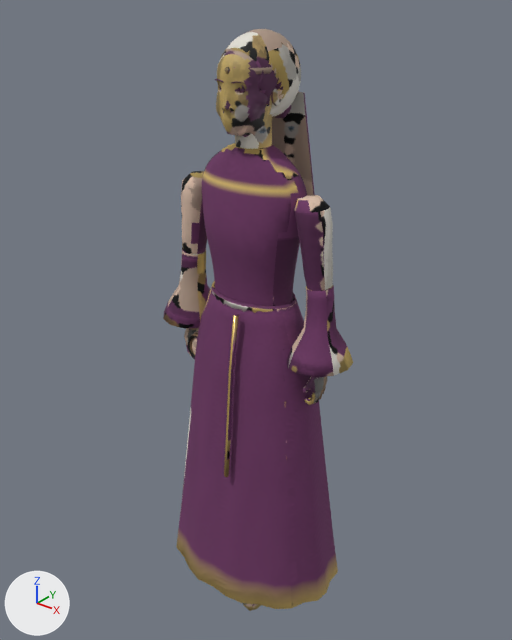
One commit to the Blender file models/src/npc-noble.blend: the scene before it, then after it.
Before and after are seen from a 50 mm lens placed at (1.219, -1.505, 1.942), pointed at (-0.024, 0.049, 0.979). Every picture has the same lights, and +X, +Y and +Z are marked at lower left. The picture after the commit comes second.

Names of what the first picture shows: 'NPC_Noble'.
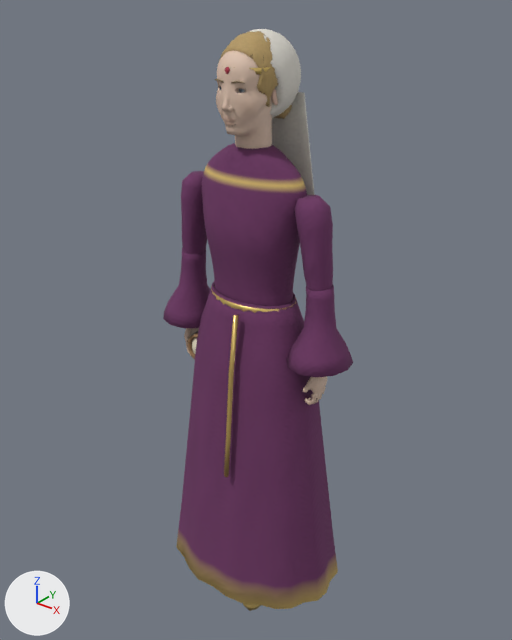
Changed parts and their boxes (x1, y1, x2, y2) in the pictures (512 x 640 px):
part 1 of me_noble_mesh, cut back
    before: (215, 29, 295, 136)
    after: (215, 30, 295, 136)
part 2 of me_noble_mesh, surface changed
    both: (163, 29, 353, 609)

Edits to the bpy script that builds the scene:
```text
Change me_noble_mesh:
    used by ob_npc_noble; location = (0.0, 0.0, 0.0)
    remove me_noble_mesh.from_pydata(...)  # 9209 vertices, 11814 faces; spans x -0.34..0.34, y -0.22..0.27, z 0.0..1.82
    add me_noble_mesh.from_pydata(...)  # 11959 vertices, 14859 faces; spans x -0.34..0.34, y -0.22..0.27, z 0.0..1.82
    me_noble_mesh part 1: 220 vertices moved within x -0.09..0.09, y -0.1..0.13, z 1.57..1.81; 312 vertices removed from x -0.09..0.09, y -0.1..0.13, z 1.57..1.81; 3062 vertices added at x -0.09..0.09, y -0.11..0.14, z 1.57..1.82
    me_noble_mesh part 2: 8251 kept faces spanning x -0.34..0.34, y -0.22..0.27, z 0.0..1.82 get new texture (UV) coordinates
```
